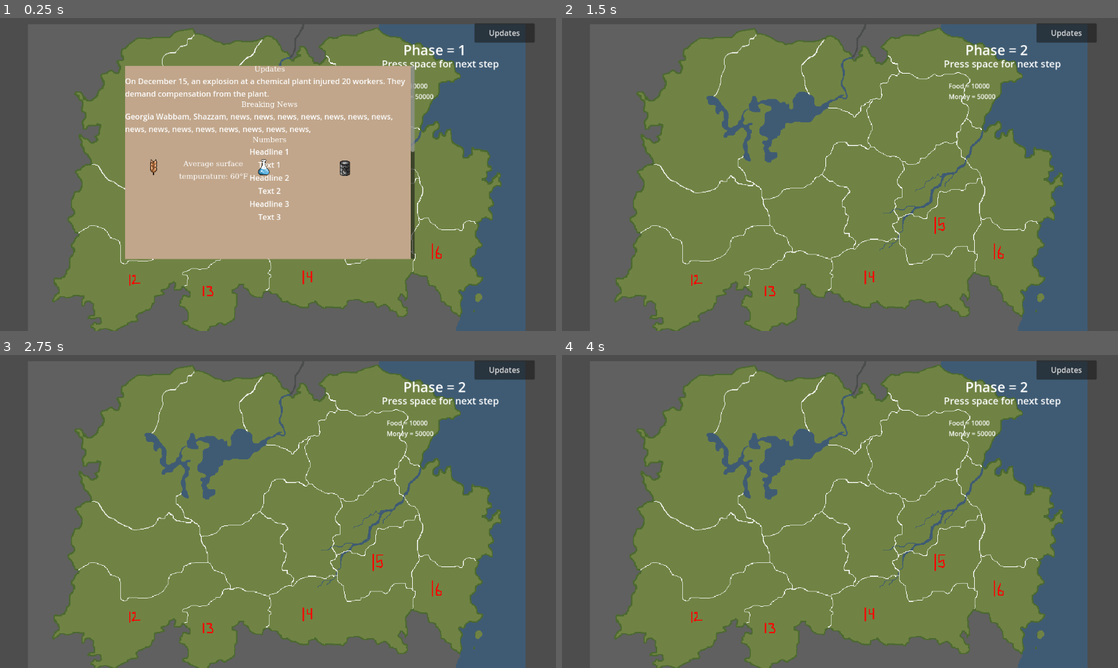
Above: before the commit, frames 1-4 (two rows, left to right).
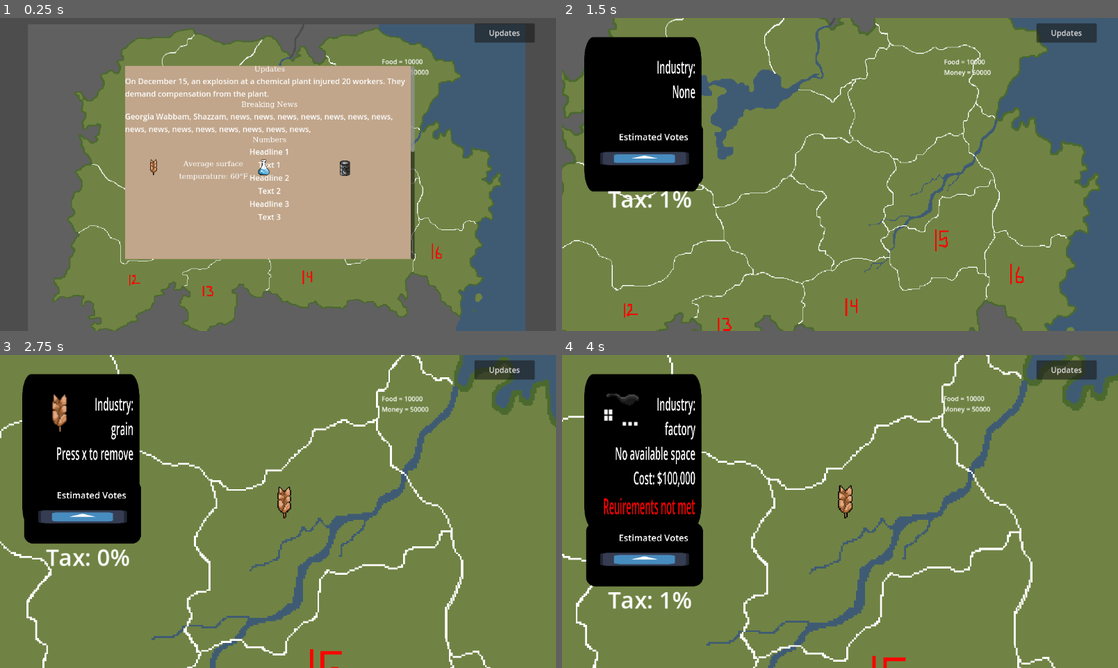
Above: after the commit, the same moments.

Repository: mccoogp/WeatherInc
Game: Godot game, scene res://world.tscn
Same seed, same stepped clock (60 frames per second), same inputs: the game is played once before the commit and once after it. The engine's default icon, where the game draws it, is replaced by a stand-in: a white triangle on a blue panel in a dark square.
Inputs (mouse positions are in pixels of both pictures, inside the frame that each line leads up to):
- Up to frame 1 (0.25 s): no input
- Up to frame 2 (1.5 s): click "Updates" at 0.5 s; tap Space at 1.25 s; move the mouse to (962, 158) at 1.27 s; hold Right from 1.28 s (still down); hold X from 1.28 s (still down); click (962, 158) at 1.42 s
- Up to frame 3 (2.75 s): tap Space at 2 s; move the mouse to (166, 527) at 2.02 s; release Right at 2.03 s; release X at 2.03 s; hold Down from 2.03 s (still down); tap Enter at 2.1 s
- Up to frame 4 (4 s): tap Space at 2.75, 3.5 s; move the mouse to (895, 442) at 2.77 s; release Down at 2.78 s; hold Right 2.78-3.53 s; hold Backspace 2.78-3.53 s; move the mouse to (812, 574) at 3.52 s; hold Up from 3.53 s (still down); tap X at 3.6 s; click (812, 574) at 3.67 s

The runs differ from the first frame. In frame 1, 0.5% of the frame differs, in the area x 68-90%, y 8-26%; in frame 2, 46%; in frame 3, 53%; in frame 4, 55%, in the area x 0-100%, y 0-100%.

Commit message:
added in electoral college

Diff:
--- a/district.gd
+++ b/district.gd
@@ -10,6 +10,7 @@
 var setup = 1
 var product = []
 var clicked = false
+var votes = 0
 
 @export var center: Vector2
 @export var zoom: float
--- a/district.tscn
+++ b/district.tscn
@@ -1,7 +1,6 @@
-[gd_scene load_steps=4 format=3 uid="uid://cacfd62pudml6"]
+[gd_scene load_steps=3 format=3 uid="uid://cacfd62pudml6"]
 
 [ext_resource type="Script" path="res://district.gd" id="1_gpufd"]
-[ext_resource type="Texture2D" uid="uid://lbnmtd3bb3gc" path="res://ogpc_map/map11.png" id="2_sdxy7"]
 [ext_resource type="Script" path="res://districtsprite.gd" id="3_mvpsf"]
 
 [node name="District" type="Node2D"]
@@ -11,7 +10,6 @@
 [node name="Main" type="Sprite2D" parent="." node_paths=PackedStringArray("district")]
 position = Vector2(0.71, 0.71)
 scale = Vector2(0.0107812, 0.0107812)
-texture = ExtResource("2_sdxy7")
 script = ExtResource("3_mvpsf")
 district = NodePath("..")
 
--- a/world.gd
+++ b/world.gd
@@ -11,10 +11,10 @@
 var food = 10000
 var money = 50000
 var temp = 60
-
+var year = 1
 # Called when the node enters the scene tree for the first time.
 func _ready() -> void:
-	$Label2/Label4.text = "Food = " + str(food) + "\nMoney = " + str(money)
+	$Label4.text = "Food = " + str(food) + "\nMoney = " + str(money)
 	pass
 
 
@@ -29,6 +29,31 @@
 var activatefact = false
 
 var frame = 0
+
+func ElectResults(random = 0):
+	var totalpopulation = 0
+	var populations = []
+
+	for district in 16:
+		totalpopulation += districts[district].population
+		populations.append( [districts[district].population, district] )
+		districts[district].votes = 2
+
+
+
+	for i in 504:
+		populations.sort()
+		districts[populations[-1][1]].votes += 1
+		populations[-1][0] -= totalpopulation/504
+		populations.sort()
+
+	var totalvotes = 0
+
+	for district in 16:
+		if districts[district].popularity + randf_range(-1,1) * random > 50:
+			totalvotes += districts[district].votes
+
+	return totalvotes
 
 
 func popularity_down(district):
@@ -64,7 +89,7 @@
 	if frame == 0:
 
 
-		if phase == 3:
+		if phase == 2:
 			if zoom == -1:
 				curprod = 0
 				for district in 16:
@@ -265,10 +290,9 @@
 				$DistrictMenu.industry_clicked = false
 
 func _process(delta: float) -> void:
-	$Label2/Label.text = "Phase = " + str(phase)
-	$Label2/Label4.text = "Food = " + str(food) + "\nMoney = " + str(money)
+	$Label4.text = "Food = " + str(food) + "\nMoney = " + str(money)
 	if activatefact:
-		$Label2/Label4.text += "\nFactories = " + str(factories)
+		$Label4.text += "\nFactories = " + str(factories)
 	if frame == 0:
 		#print($Camera2D.zoom, $Camera2D.position)
 		#print(camerazoom, cameracenter)
@@ -277,8 +301,8 @@
 		$Camera2D.zoom.x += (camerazoom - $Camera2D.zoom.x)/30
 		$Camera2D.zoom.y += (camerazoom - $Camera2D.zoom.y)/30
 
-		$Label2.position = $Camera2D.position + Vector2(256, -290)/$Camera2D.zoom.y
-		$Label2.scale = Vector2(1,1)/$Camera2D.zoom.x
+		$Label4.position = $Camera2D.position + Vector2(256, -290)/$Camera2D.zoom.y
+		$Label4.scale = Vector2(1,1)/$Camera2D.zoom.x
 
 
 		if zoom == -1:
@@ -297,7 +321,14 @@
 		phase += 1
 		if phase == 2:
 			$CanvasLayer/News.hide = true
-		if phase == 5:
+
+		if phase == 3:
+			if year % 4 == 0:
+				print(ElectResults(5))
+			else:
+				phase += 1
+		if phase == 4:
+			year += 1
 			factories = 0
 			totalpop = 0
 			foodprod = 0
@@ -346,6 +377,7 @@
 			else:
 				for district in 16:
 					districts[district].population *= food/totalpop
+				food = 0
 			food /= 2
 
 			print(totalpop)
--- a/world.tscn
+++ b/world.tscn
@@ -23,12 +23,6 @@
 [ext_resource type="Texture2D" uid="uid://b1yqgep36wrhs" path="res://ogpc_map/map10.png" id="13_thahp"]
 [ext_resource type="Texture2D" uid="uid://lbnmtd3bb3gc" path="res://ogpc_map/map11.png" id="14_e5fce"]
 
-[sub_resource type="LabelSettings" id="LabelSettings_j4inj"]
-font_size = 24
-
-[sub_resource type="LabelSettings" id="LabelSettings_1erbk"]
-font_size = 34
-
 [sub_resource type="LabelSettings" id="LabelSettings_afd1u"]
 font_size = 70
 
@@ -67,6 +61,7 @@
 scale = Vector2(67, 67)
 DistrictNumber = 2
 water = true
+population = 10000
 center = Vector2(200, 50)
 zoom = 3.0
 image = ExtResource("5_java2")
@@ -156,45 +151,20 @@
 image = ExtResource("14_e5fce")
 
 [node name="District12" parent="." instance=ExtResource("2_41llr")]
-visible = false
 
 [node name="District13" parent="." instance=ExtResource("2_41llr")]
-visible = false
 
 [node name="District14" parent="." instance=ExtResource("2_41llr")]
-visible = false
 
 [node name="District15" parent="." instance=ExtResource("2_41llr")]
-visible = false
 
 [node name="District16" parent="." instance=ExtResource("2_41llr")]
-visible = false
-
-[node name="Label2" type="Label" parent="."]
-texture_filter = 2
-offset_left = 676.0
-offset_top = 7.0
-offset_right = 965.0
-offset_bottom = 41.0
-size_flags_horizontal = 6
-text = "Press space for next step"
-label_settings = SubResource("LabelSettings_j4inj")
-
-[node name="Label" type="Label" parent="Label2"]
-layout_mode = 0
-offset_left = 53.0
-offset_top = -41.0
-offset_right = 249.0
-offset_bottom = 13.0
-text = "Phase = 1"
-label_settings = SubResource("LabelSettings_1erbk")
-
-[node name="Label4" type="Label" parent="Label2"]
-layout_mode = 0
-offset_left = 12.0
-offset_top = 60.0
-offset_right = 303.0
-offset_bottom = 135.0
+
+[node name="Label4" type="Label" parent="."]
+offset_left = 803.571
+offset_top = 11.9048
+offset_right = 1094.57
+offset_bottom = 86.9048
 
 [node name="DistrictMenu" type="Sprite2D" parent="."]
 position = Vector2(-90.4762, 63.0953)
Not shown: 1 places in world.tscn that only renumber resources
